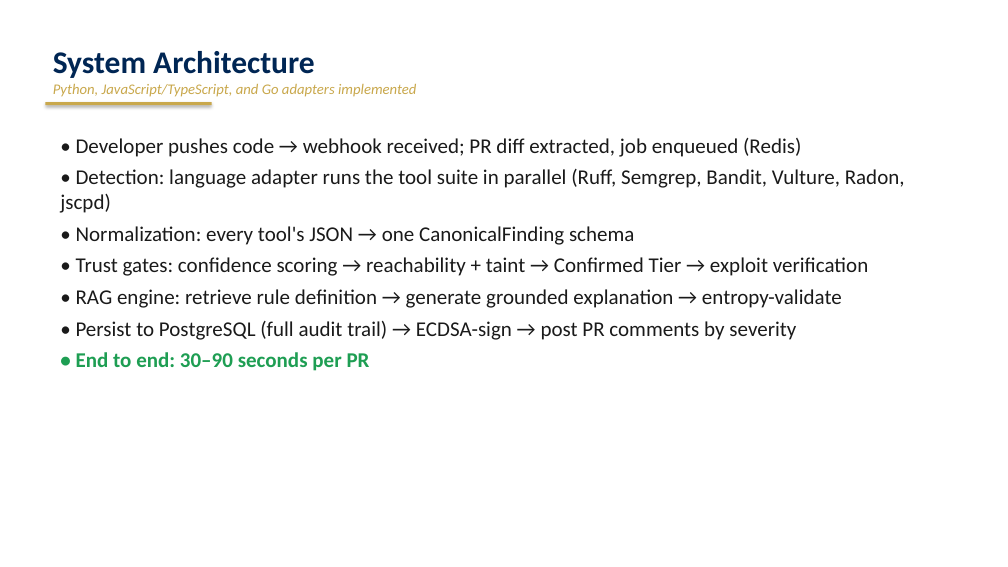
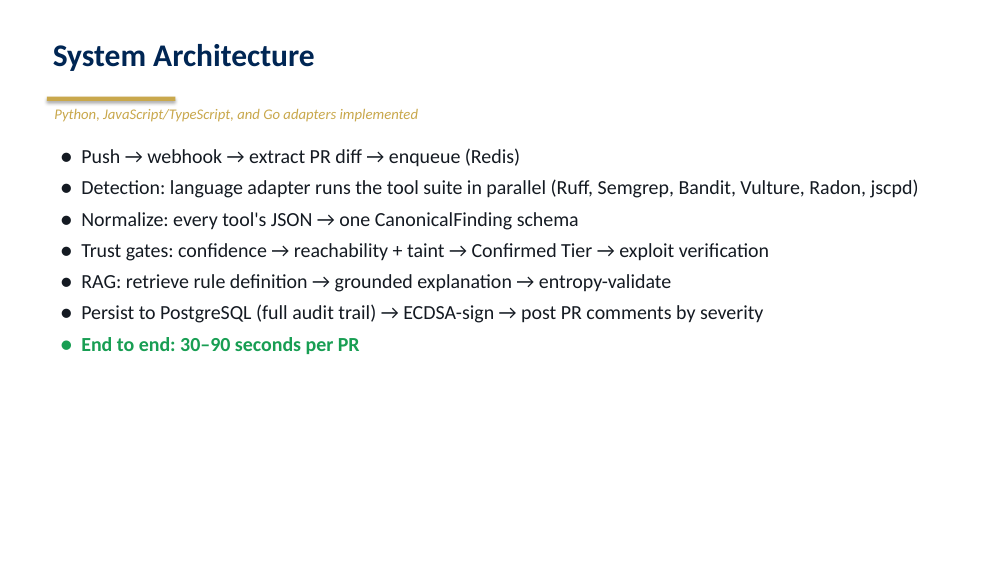
Before and after one commit to starredjaco/ACR-QA, a slide deck: slide 8 of docs/ACR-QA_Defense.odp (slide 6 before the commit). Drawn at 1008x567 pixels with LibreOffice and Linux fonts; fonts in the diff are those of the drawing. Boxes give left, top, right and bottom in pixels: in the first picture for what was removed or moved away, otherwise in the second. Text is boxed around its words. In the diff, an @@ line names an element or a change of style, - is before the commit and + after.

Commit message:
feat(defense): god-mode deck — sales narrative + real dashboard screenshots
Rebuild build_defense_deck.py into a 20-slide sales deck: hook (AI writes 1.88x more
vulns), market-reality hero stats ($10-50k vs $0), the Confirmed-Tier funnel visual
(1,942 -> 55), Evaluation table, three trust proofs, competitive matrix, "What ACR-QA
Delivers" close, and real embedded dashboard screenshots (Overview, run detail, OWASP
heatmap, verified attestation) captured live via Playwright. KSIU branding + logo.
Rendered and visually verified.

```diff
--- a/docs/ACR-QA_Defense.odp
+++ b/docs/ACR-QA_Defense.odp
@@ text at box(53, 51, 315, 78): paragraph removed @@
-System Architecture
@@ text added at box(53, 44, 315, 71), 30 pt, text #002654, bold @@
+System Architecture
@@ text "Python, JavaScript/TypeScript, and Go adapters ...": place and size @@
-text "Python, JavaScript/TypeScript, and Go adapters ..." at box(53, 51, 416, 97)
+text "Python, JavaScript/TypeScript, and Go adapters ..." at box(54, 109, 418, 122)
@@ rectangle: place and size @@
-rectangle at box(45, 102, 212, 105)
+rectangle at box(47, 97, 175, 101)
@@ text at box(81, 148, 919, 354): text changed; size 20 to 19 pt; text colour #1A1A1A to #141A22 @@
-• Developer pushes code → webhook received; PR diff extracted, job enqueued (Redis)
-• Detection: language adapter runs the tool suite in parallel (Ruff, Semgrep, Bandit, Vulture, Radon, jscpd)
-• Normalization: every tool's JSON → one CanonicalFinding schema
-• Trust gates: confidence scoring → reachability + taint → Confirmed Tier → exploit verification
-• RAG engine: retrieve rule definition → generate grounded explanation → entropy-validate
-• Persist to PostgreSQL (full audit trail) → ECDSA-sign → post PR comments by severity
-• End to end: 30–90 seconds per PR
+● Push → webhook → extract PR diff → enqueue (Redis)
+● Detection: language adapter runs the tool suite in parallel (Ruff, Semgrep, Bandit, Vulture, Radon, jscpd)
+● Normalize: every tool's JSON → one CanonicalFinding schema
+● Trust gates: confidence → reachability + taint → Confirmed Tier → exploit verification
+● RAG: retrieve rule definition → grounded explanation → entropy-validate
+● Persist to PostgreSQL (full audit trail) → ECDSA-sign → post PR comments by severity
+● End to end: 30–90 seconds per PR
```
Also in this commit, not shown: 6 other slides changed, 13 slides added, 7 slides removed, 8 other files.
